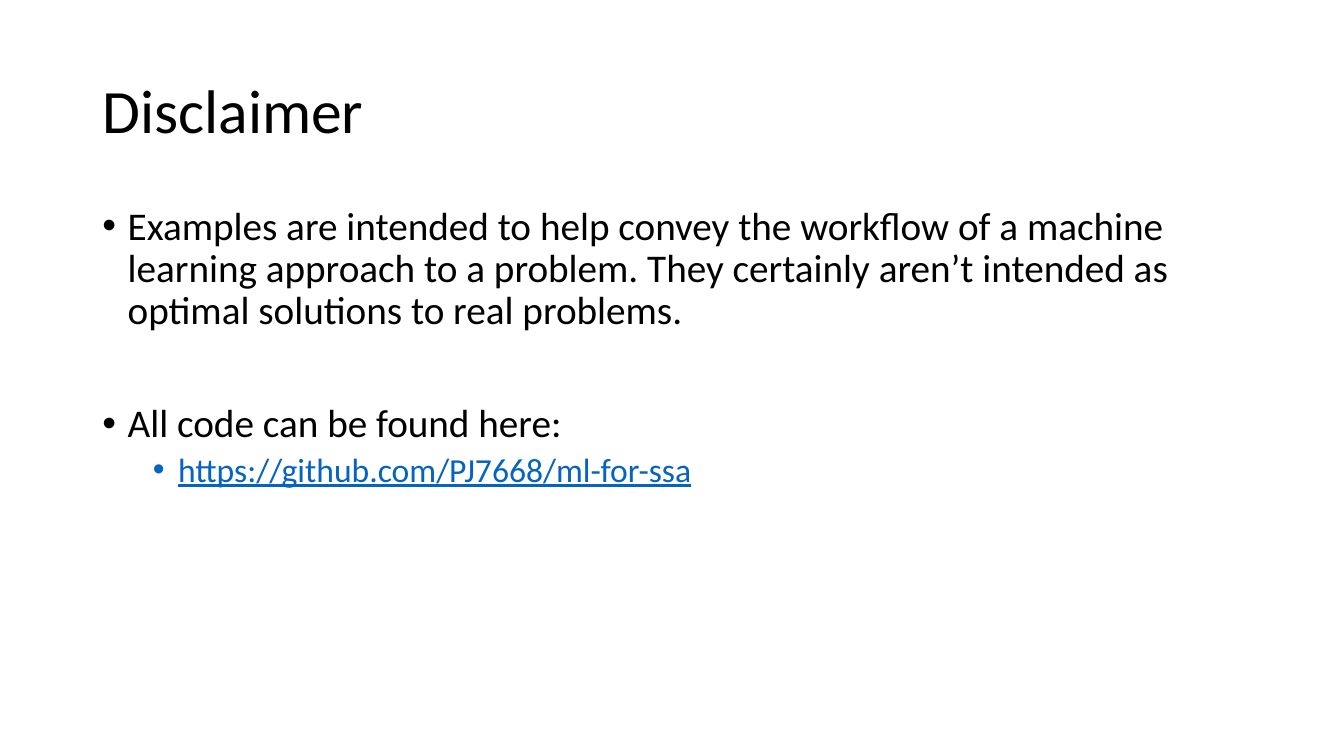
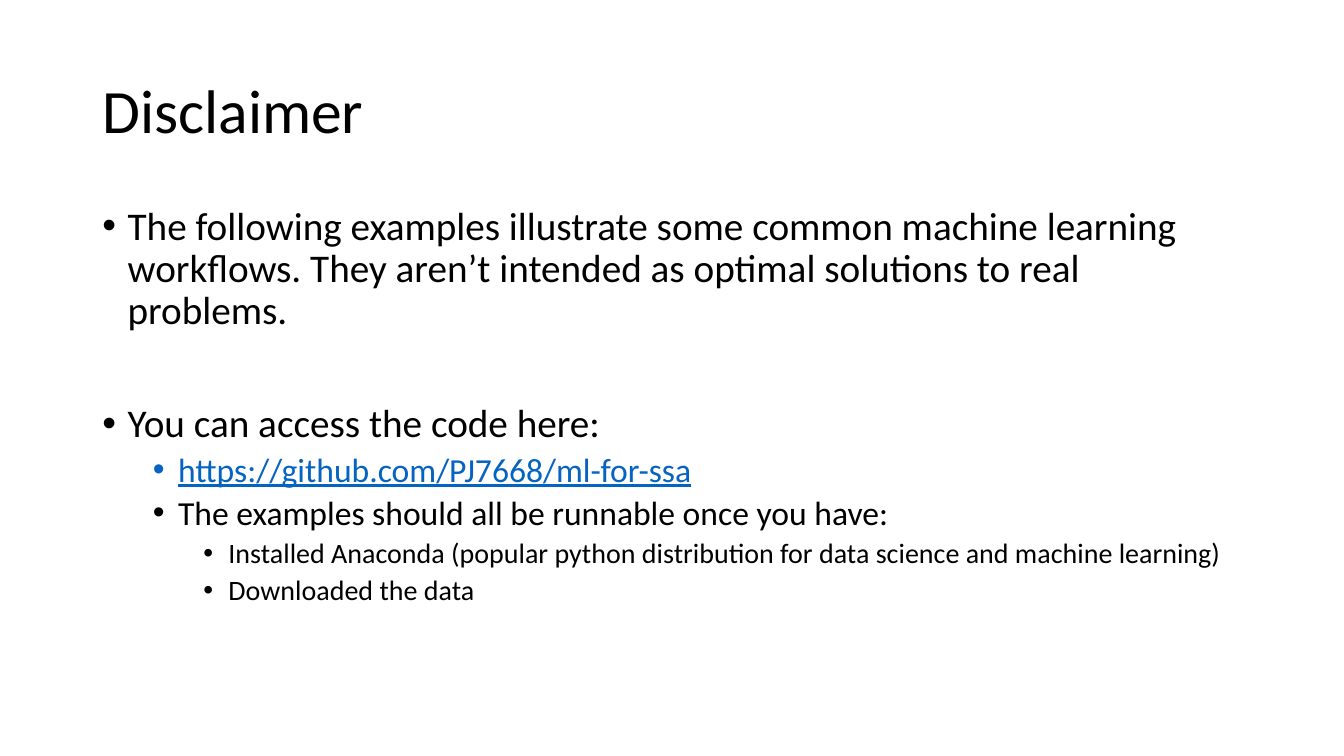
Before and after one commit to PJ7668/ml-for-ssa, a slide deck: slide 3 of ML4SSA.pptx. Drawn at 1344x756 pixels with LibreOffice and Linux fonts; fonts in the diff are those of the drawing. Boxes give left, top, right and bottom in pixels: in the first picture for what was removed or moved away, otherwise in the second. Text is boxed around its words. In the diff, an @@ line names an element or a change of style, - is before the commit and + after.

```diff
--- a/ML4SSA.pptx
+++ b/ML4SSA.pptx
@@ text at [128, 212, 1176, 438]: text changed @@
-• Examples are intended to help convey the workflow of a machine learning approach to a problem. They certainly aren’t intended as optimal solutions to real problems.
-• All code can be found here:
+• The following examples illustrate some common machine learning workflows. They aren’t intended as optimal solutions to real problems.
+• You can access the code here:
@@ text at [178, 501, 1220, 601]: paragraphs added @@
+  • The examples should all be runnable once you have:
+    • Installed Anaconda (popular python distribution for data science and machine learning)
+    • Downloaded the data
```
Also in this commit, not shown: 5 other slides changed, 6 slides added, 3 other files.
